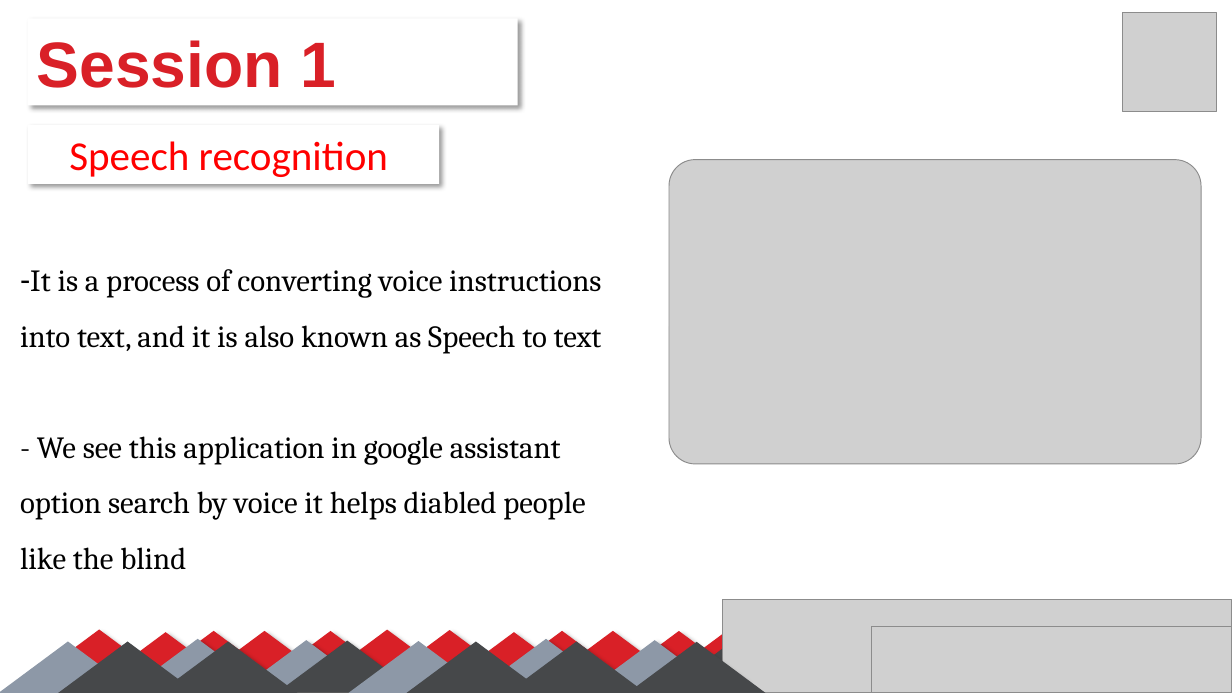
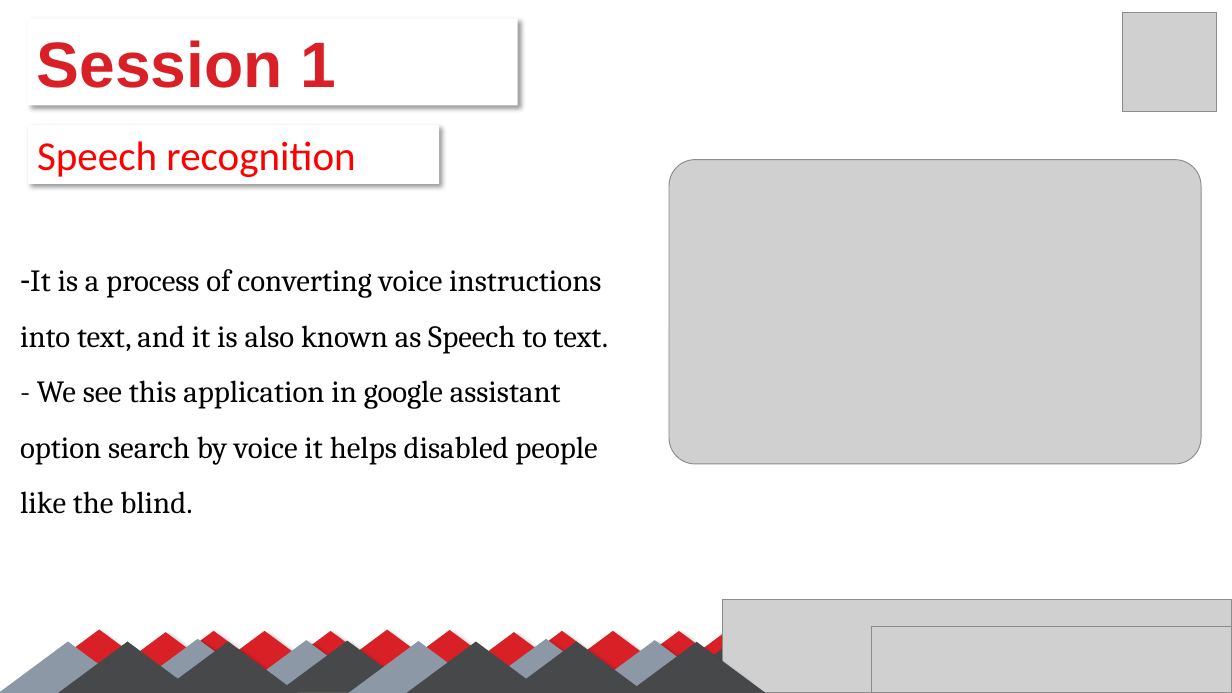
Before and after one commit to SalmaGira/machine-learning-workshop-Kvector, a slide deck: slide 12 of Sessions/Session 1/Session_01.pptx. Drawn at 1232x693 pixels with LibreOffice and Linux fonts; fonts in the diff are those of the drawing; grey boxes stand for pictures. Boxes give left, top, right and bottom in pixels: in the first picture for what was removed or moved away, otherwise in the second. Text is boxed around its words. In the diff, an @@ line names an element or a change of style, - is before the commit and + after.

```diff
--- a/Sessions/Session 1/Session_01.pptx
+++ b/Sessions/Session 1/Session_01.pptx
@@ rectangle "Speech recognition" at [28,125,439,184]: alignment centre to left @@
@@ text at [20,269,609,514]: text changed @@
-– It is a process of converting voice instructions into text, and it is also known as Speech to text
-- We see this application in google assistant option search by voice it helps diabled people like the blind
+– It is a process of converting voice instructions into text, and it is also known as Speech to text.
+- We see this application in google assistant option search by voice it helps disabled people like the blind.
```
Also in this commit, not shown: 10 other slides changed.
